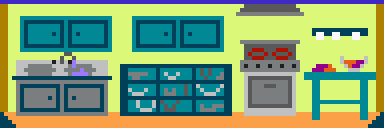
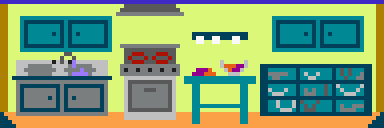
The second 384px x 128px image is a revision of the first. Changes to its layers:
removed layer "tables" over [304, 56, 376, 120]
painted on "reception_base.png" over [116, 4, 372, 124]
